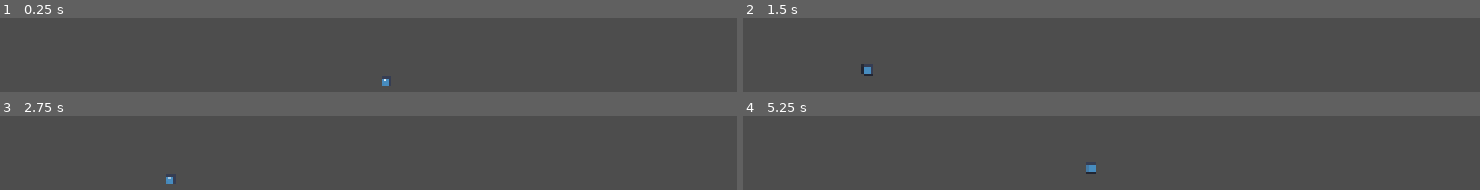
Above: before the commit, frames 1-4 (two rows, left to right).
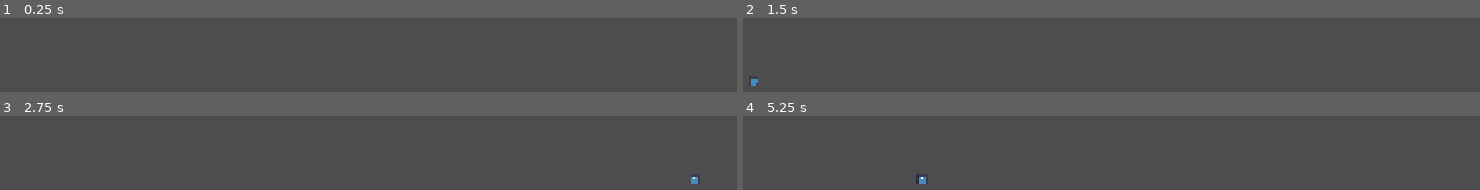
Above: after the commit, the same moments.

Repository: Spiraling-Time/count-down
Game: Godot game, scene res://Scenes/Main.tscn
Two runs of this game, one before a commit and one after it. Both use one fixed random seed, a clock stepped at 60 frames per second and the inputs below. The engine's default icon, where the game draws it, is replaced by a stand-in: a white triangle on a blue panel in a dark square.
Inputs:
- Up to frame 1 (0.25 s): no input
- Up to frame 2 (1.5 s): tap Enter at 0.5 s; hold D (right) from 0.53 s (still down); tap Space (spawn) at 0.6, 1.35 s; tap W (up) at 0.77 s
- Up to frame 3 (2.75 s): tap W (up) at 1.52 s; release D (right) at 2.03 s; hold A (left) from 2.03 s (still down); tap Space (spawn) at 2.1 s
- Up to frame 4 (5.25 s): release A (left) at 2.78 s; hold D (right) 2.78-4.28 s; tap Space (spawn) at 2.85, 3.5, 3.6, 4.35, 5.1 s; tap W (up) at 3.02, 3.77, 4.52 s; hold A (left) 4.28-5.03 s; hold D (right) from 5.03 s (still down)

The runs differ from the first frame. In frame 1, less than 0.1% of the frame differs, in the area x 51-53%, y 82-92%; in frame 2, 0.3%; in frame 3, 0.2%; in frame 4, 0.3%, in the area x 23-48%, y 66-92%.

Commit message:
fixed a few bugs, might change

Diff:
--- a/Code/enemy.gd
+++ b/Code/enemy.gd
@@ -16,23 +16,23 @@
 func _on_weapon_body_entered(body: Node2D) -> void:
 	if body.has_method("die"): body.die()
 
+func _on_timer_timeout() -> void:
+	if main.MobSpawner.get_children():
+		weapon.visible = true
+		var closest_mob = main.MobSpawner.get_node(main.current_active_mob).position
+		face = (closest_mob-position).normalized()
+		if closest_mob.y-position.y < -1:
+			weapon.position.x = 0.0
+			weapon.position.y = -30.0
+			weapon.rotation_degrees = 90.0
+		else:
+			weapon.position.y = 0.0
+			weapon.rotation_degrees = 0.0
+		if face.x == 1:
+			weapon.position.x = 25.0
+		else:
+			weapon.position.x = -25.0
 
-func _on_timer_timeout() -> void:
-	weapon.visible = true
-	var closest_mob = main.MobSpawner.get_node(main.current_active_mob).position
-	face = (closest_mob-position).normalized()
-	if closest_mob.y-position.y < -1:
-		weapon.position.x = 0.0
-		weapon.position.y = -30.0
-		weapon.rotation_degrees = 90.0
-	else:
-		weapon.position.y = 0.0
-		weapon.rotation_degrees = 0.0
-	if face.x == 1:
-		weapon.position.x = 25.0
-	else:
-		weapon.position.x = -25.0
-
-	await get_tree().create_timer(0.3).timeout
+		await get_tree().create_timer(0.3).timeout
 	weapon.visible = false
 	timer.start()
--- a/Code/main.gd
+++ b/Code/main.gd
@@ -19,8 +19,9 @@
 	Closest.visible = false
 
 func _process(delta: float) -> void:
-	#if Input.is_action_just_pressed("spawn"):
-	spawn_mob()
+	if number_of_mobs == 0: Closest.visible = false
+	if Input.is_action_just_pressed("spawn"):
+		spawn_mob()
 	await check_closest()
 
 func spawn_mob():
--- a/Scenes/Main.tscn
+++ b/Scenes/Main.tscn
@@ -3,7 +3,6 @@
 [ext_resource type="Script" uid="uid://brfqc34bbe2dn" path="res://Code/main.gd" id="1_idj7w"]
 [ext_resource type="PackedScene" uid="uid://jcspb73t66wa" path="res://Scenes/enemy.tscn" id="2_kln2b"]
 [ext_resource type="Texture2D" uid="uid://dks0l84nxcovl" path="res://Art/icon.svg" id="3_kln2b"]
-[ext_resource type="PackedScene" uid="uid://bv2k58kq8ecem" path="res://Scenes/mob.tscn" id="3_rgh2o"]
 
 [sub_resource type="RectangleShape2D" id="RectangleShape2D_rgh2o"]
 size = Vector2(7586, 103.5)
@@ -41,9 +40,6 @@
 
 [node name="MobSpawner" type="Node2D" parent="." unique_id=1564503835]
 
-[node name="Mob" parent="MobSpawner" unique_id=979902681 instance=ExtResource("3_rgh2o")]
-position = Vector2(42, 244)
-
 [node name="Closest" type="Node2D" parent="." unique_id=1343245298]
 
 [node name="Sprite2D" type="Sprite2D" parent="Closest" unique_id=656996839]
